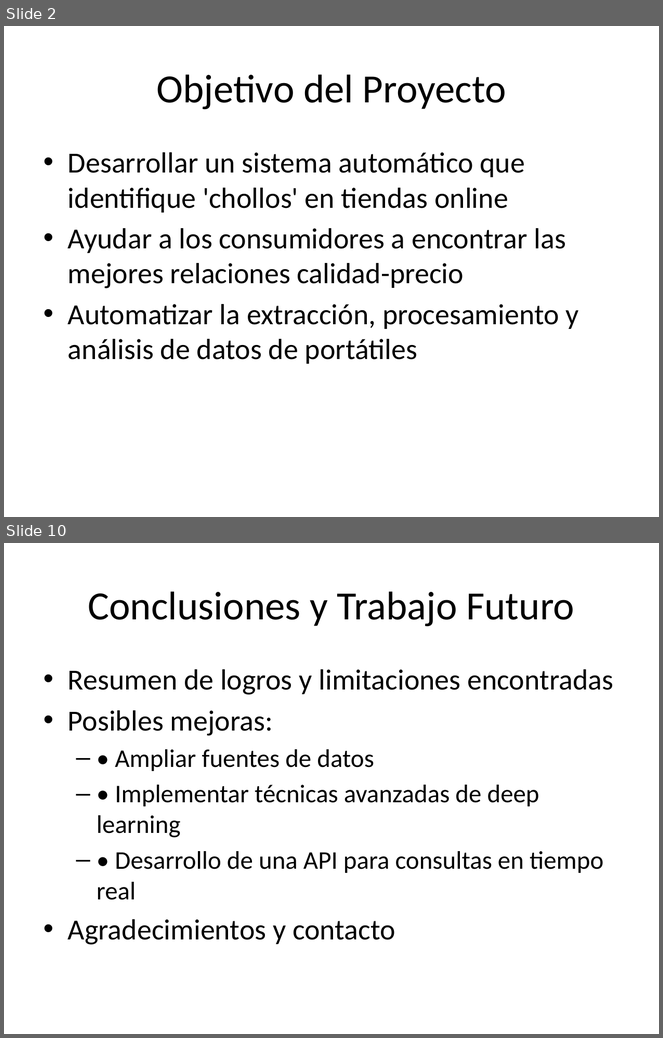
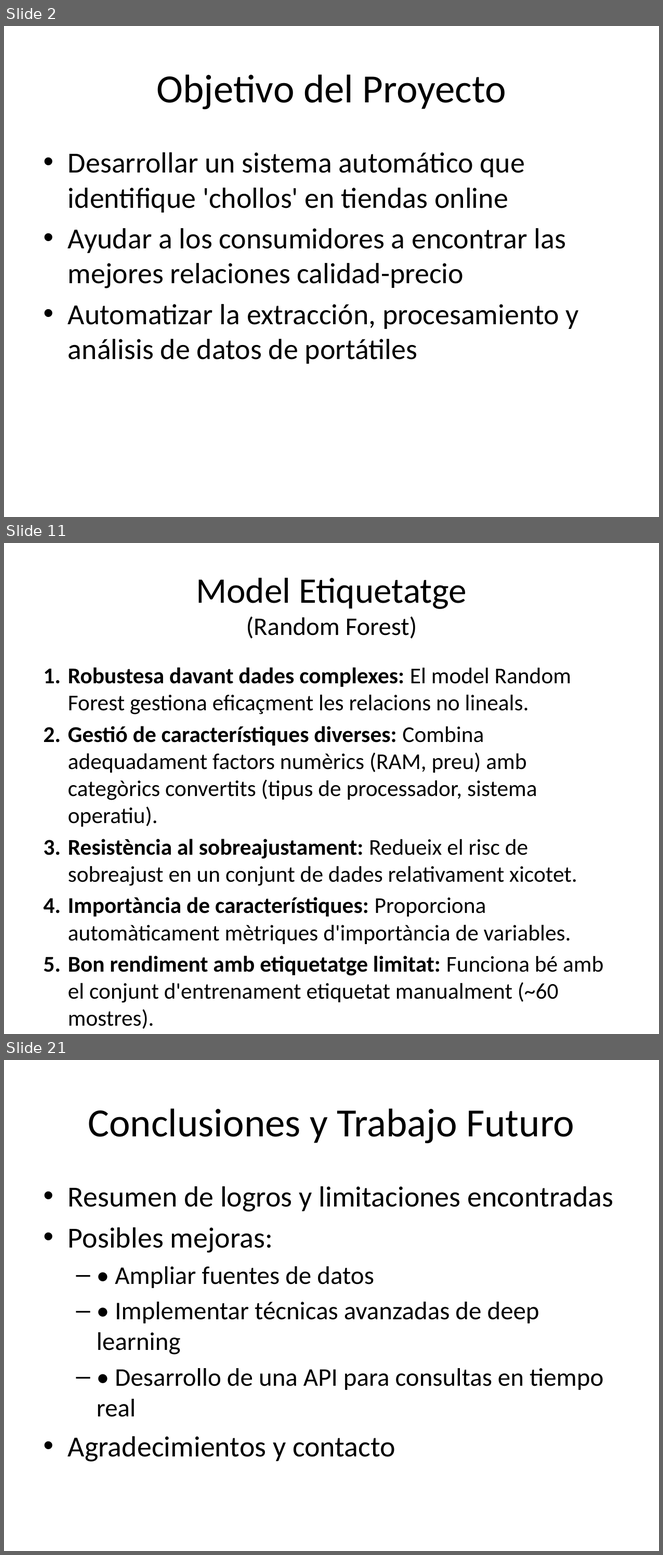
Before and after one commit to OlVeRaS94/PROYECTO-PIA-OFERTAS, a slide deck: presentacion_chollos.pptx. Shown one above the other, each under a label of ours: slides 2 and 10 before the commit, slides 2, 11 and 21 after it; the slides between them are not shown. The pictures are 663x1038 and 663x1555 pixels, drawn with LibreOffice and Linux fonts; fonts in the diff are those of the drawing. Boxes give left, top, right and bottom in pixels: in the first picture for what was removed or moved away, otherwise in the second. Text is boxed around its words. In the diff, an @@ line names an element or a change of style, - is before the commit and + after.

```diff
--- a/presentacion_chollos.pptx
+++ b/presentacion_chollos.pptx
@@ slide 11 added at (4,543,659,1034), background #FFFFFF @@
@@ title added at (196,578,467,639), 39.6 pt, text #000000 @@
+Model Etiquetatge
+(Random Forest)
@@ text added at (68,667,604,1029), 24.8 pt, text #000000 @@
+1. Robustesa davant dades complexes: El model Random Forest gestiona eficaçment les relacions no lineals.
+2. Gestió de característiques diverses: Combina adequadament factors numèrics (RAM, preu) amb categòrics convertits (tipus de processador, sistema operatiu).
+3. Resistència al sobreajustament: Redueix el risc de sobreajust en un conjunt de dades relativament xicotet.
+4. Importància de característiques: Proporciona automàticament mètriques d'importància de variables.
+5. Bon rendiment amb etiquetatge limitat: Funciona bé amb el conjunt d'entrenament etiquetat manualment (~60 mostres).
@@ what was slide 10 is now slide 21 @@
```
Also in this commit, not shown: 3 slides changed, 15 other slides added, 5 slides removed.
